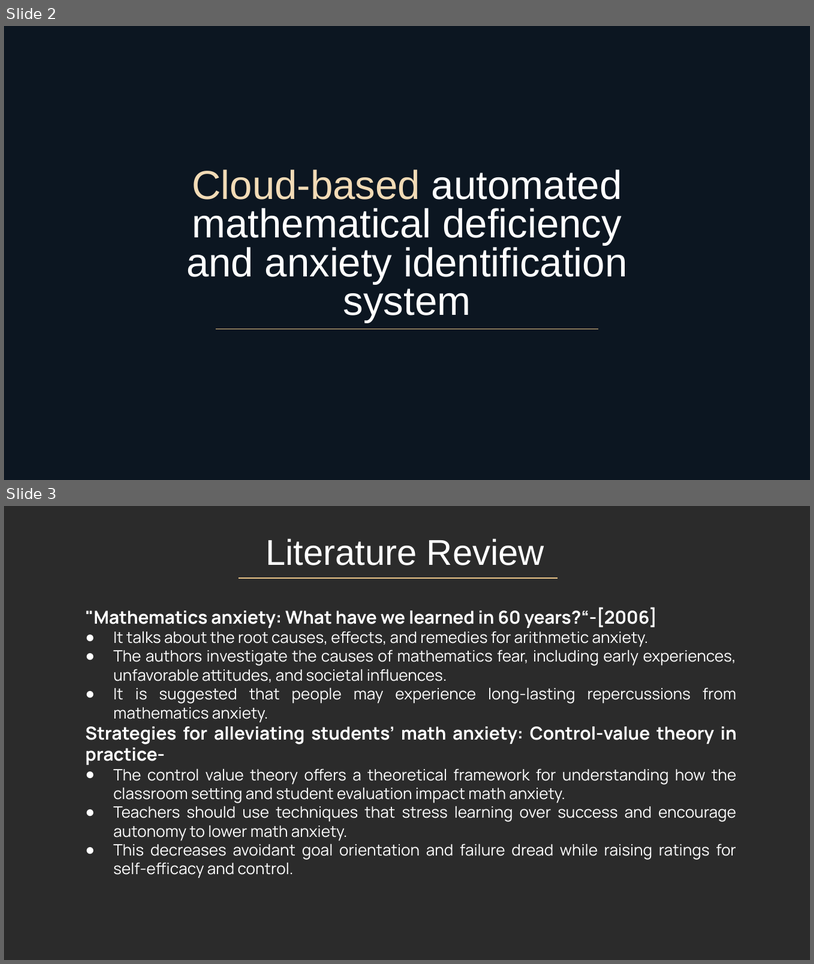
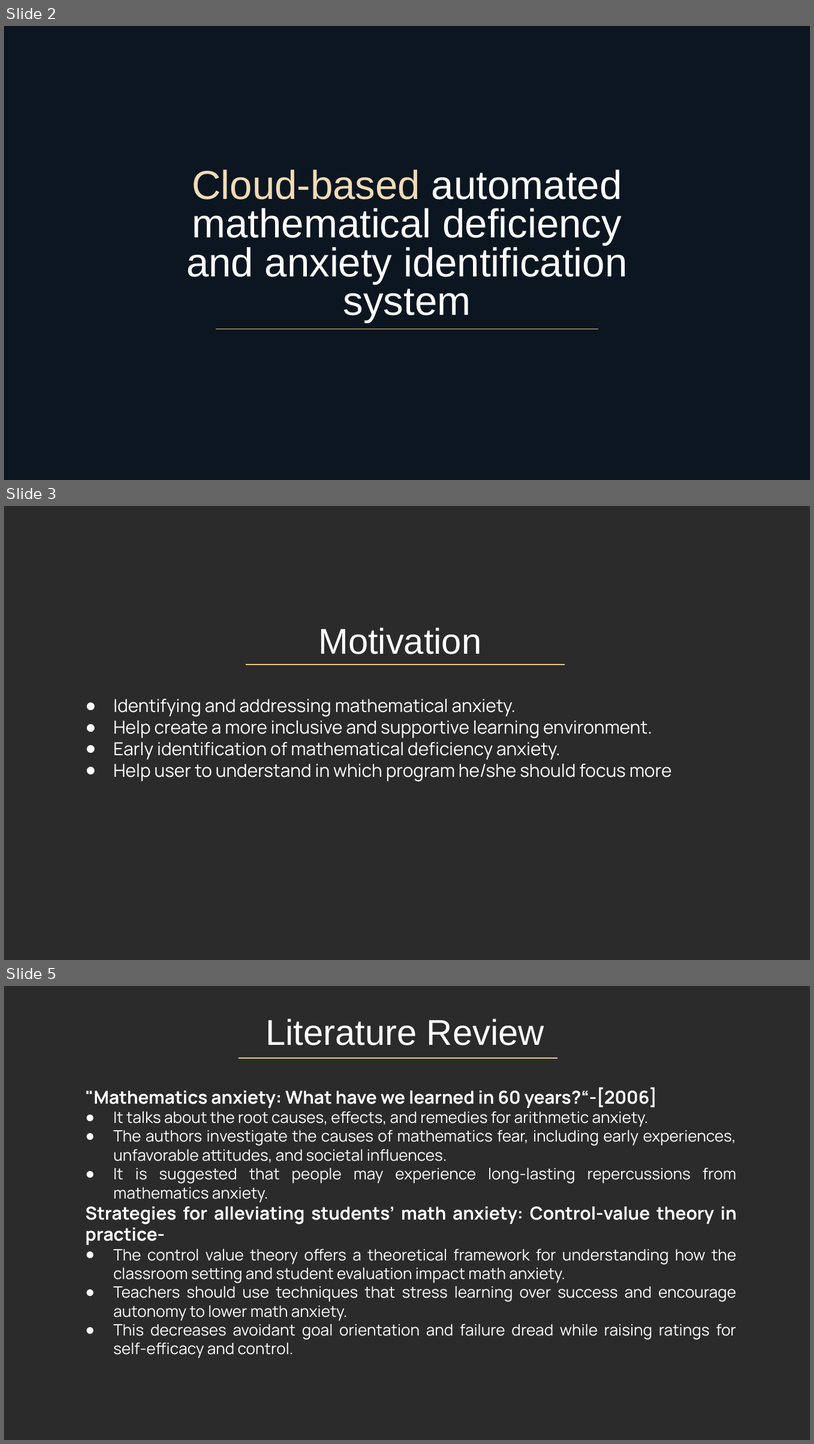
Before and after one commit to JinnatAra332/slides, a slide deck: SA.pptx. Shown one above the other, each under a label of ours: slides 2 and 3 before the commit, slides 2, 3 and 5 after it; the slides between them are not shown. The pictures are 814x964 and 814x1444 pixels, drawn with LibreOffice and Linux fonts; fonts in the diff are those of the drawing; background and template pictures are left out; a plain dark background stands for a picture behind light text. Boxes give left, top, right and bottom in pixels: in the first picture for what was removed or moved away, otherwise in the second. Text is boxed around its words. In the diff, an @@ line names an element or a change of style, - is before the commit and + after.

```diff
--- a/SA.pptx
+++ b/SA.pptx
@@ slide 3 added at <box>4,506,810,960</box>, background picture (left out) @@
@@ title added at <box>318,627,482,654</box>, 32 pt, text #FFFFFF @@
+Motivation
@@ line added from (246, 664) to (565, 664), #EAC488 0.75 pt @@
@@ text added at <box>113,699,672,781</box>, 16 pt, text #FFFFFF @@
+● Identifying and addressing mathematical anxiety.
+● Help create a more inclusive and supportive learning environment.
+● Early identification of mathematical deficiency anxiety.
+● Help user to understand in which program he/she should focus more
@@ what was slide 3 is now slide 5 @@
```
Also in this commit, not shown: 1 other slide added.
